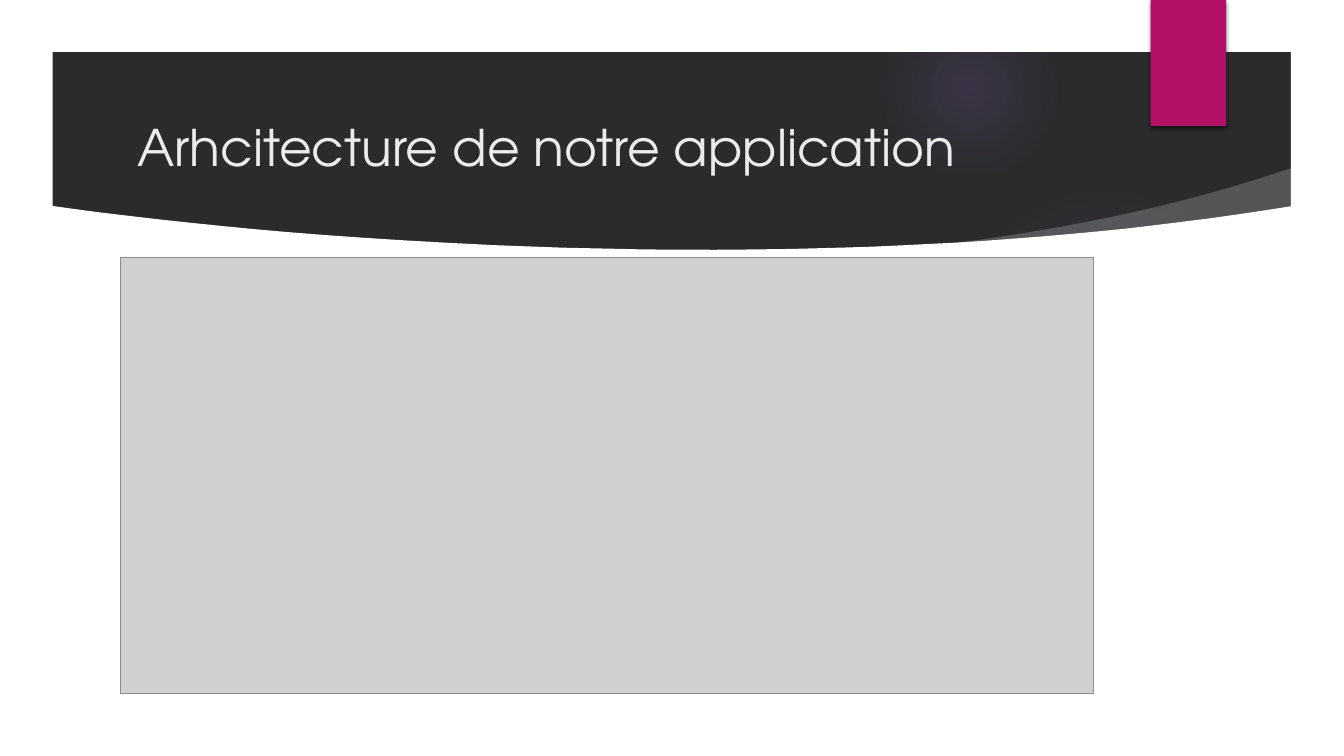
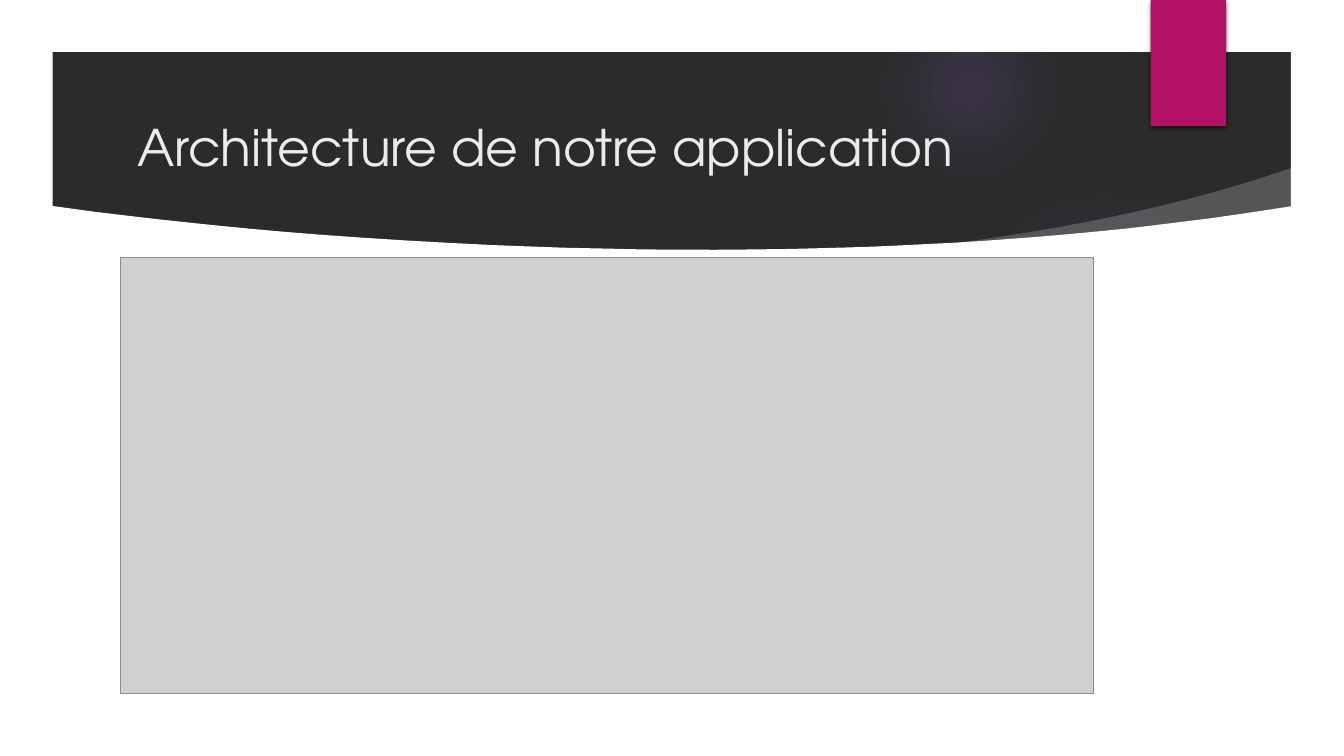
Before and after one commit to championgaia/VenteBouquin, a slide deck: slide 18 of WPF MVVM/3.Projet Friend Organizer.pptx. Drawn at 1344x756 pixels with LibreOffice and Linux fonts; fonts in the diff are those of the drawing; grey boxes stand for pictures; background and template pictures are left out; a plain dark background stands for a picture behind light text. Boxes give left, top, right and bottom in pixels: in the first picture for what was removed or moved away, otherwise in the second. Text is boxed around its words. In the diff, an @@ line names an element or a change of style, - is before the commit and + after.

```diff
--- a/WPF MVVM/3.Projet Friend Organizer.pptx
+++ b/WPF MVVM/3.Projet Friend Organizer.pptx
@@ title at bbox=[137, 128, 953, 176]: text changed @@
-Arhcitecture de notre application
+Architecture de notre application
```
Also in this commit, not shown: 2 other slides changed, 6 slides added, 1 slide removed, 56 other files.
